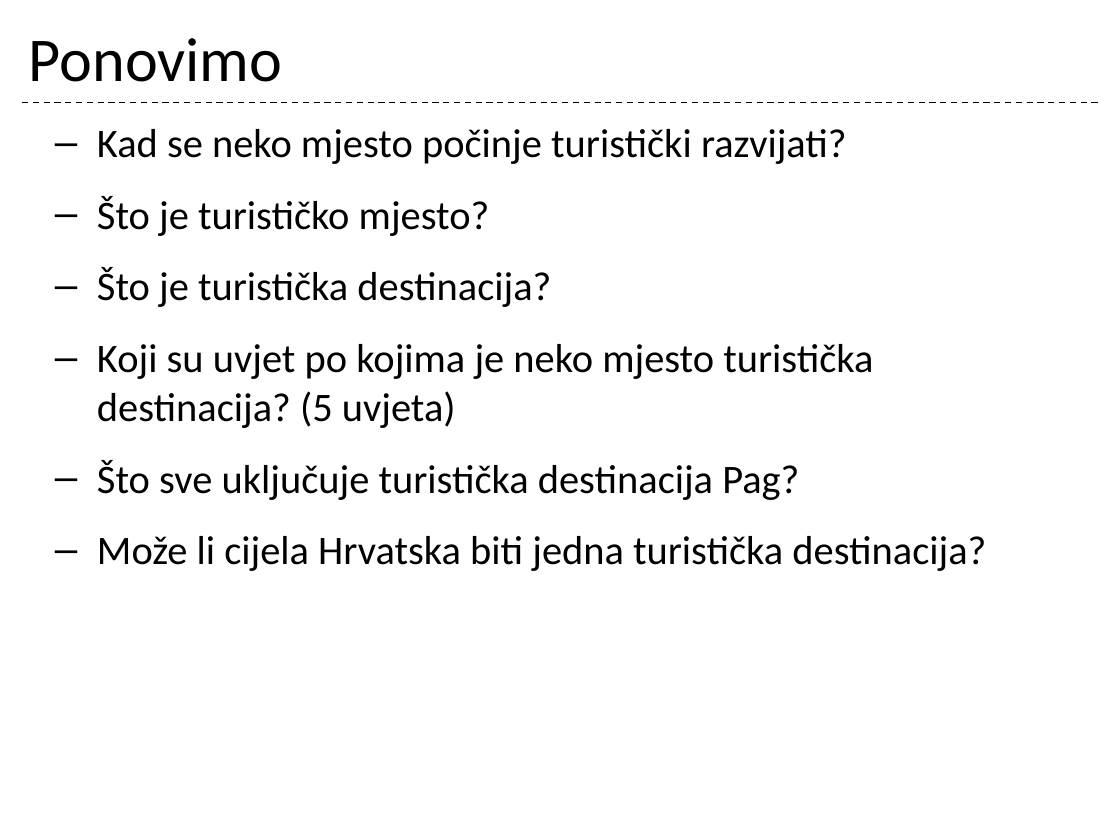
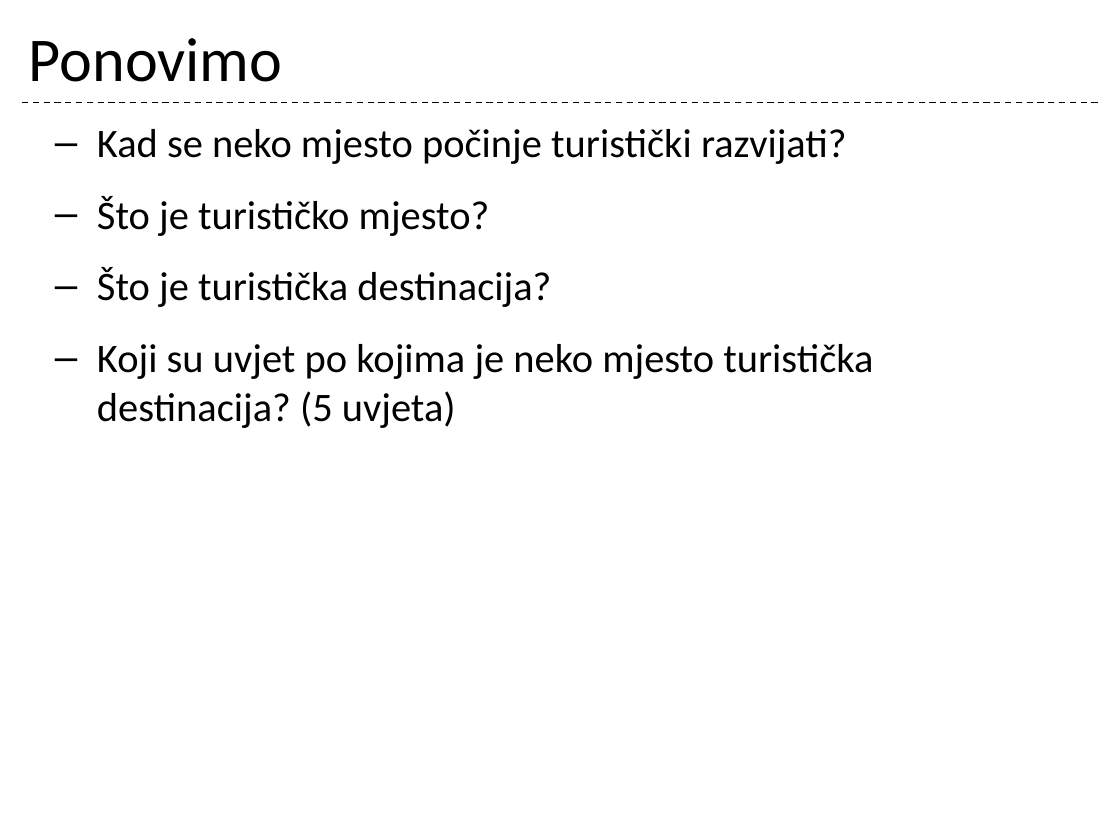
Before and after one commit to cornx/print, a slide deck: slide 40 of data/prezentacije/osnove_turizma/001_Turizam_uvod.pptx. Drawn at 1120x840 pixels with LibreOffice and Linux fonts; fonts in the diff are those of the drawing. Boxes give left, top, right and bottom in pixels: in the first picture for what was removed or moved away, otherwise in the second. Text is boxed around its words. In the diff, an @@ line names an element or a change of style, - is before the commit and + after.

```diff
--- a/data/prezentacije/osnove_turizma/001_Turizam_uvod.pptx
+++ b/data/prezentacije/osnove_turizma/001_Turizam_uvod.pptx
@@ text at (97,460,986,571): paragraphs removed @@
-– Što sve uključuje turistička destinacija Pag?
-– Može li cijela Hrvatska biti jedna turistička destinacija?
```
Also in this commit, not shown: 8 other slides changed.
